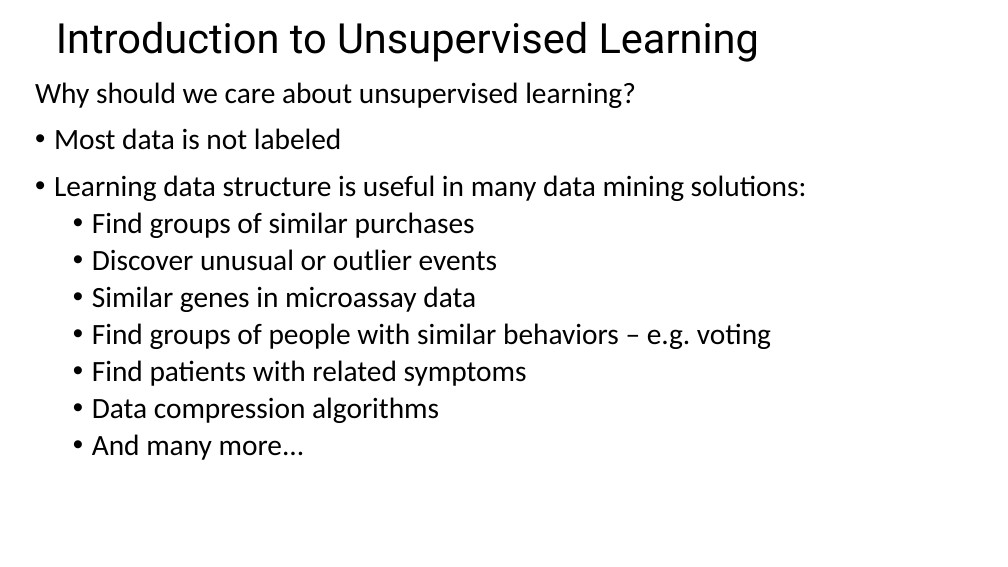
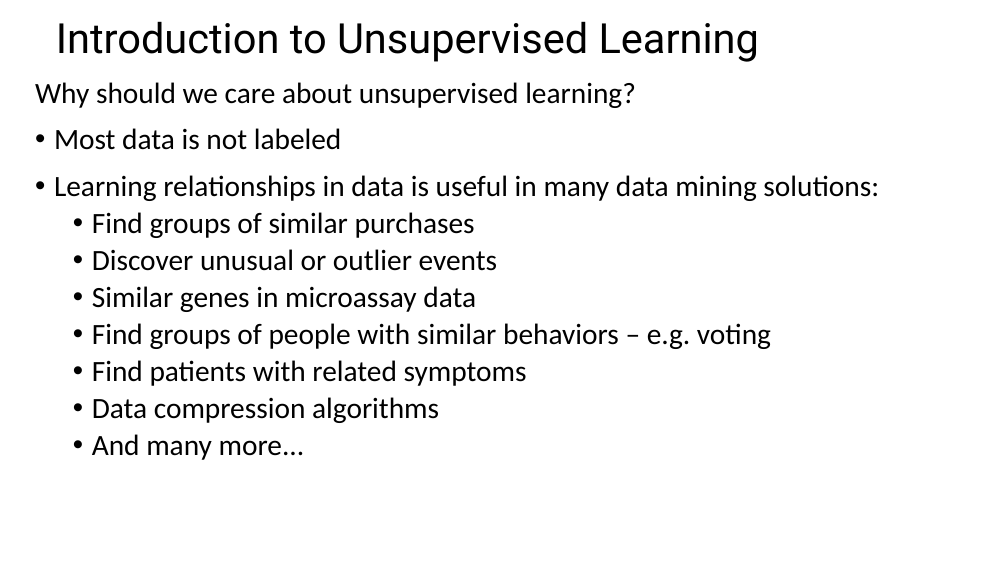
Before and after one commit to StephenElston/CSCI-E-108, a slide deck: slide 4 of slides/9_IntroductionToClustering_Part1.pptx. Drawn at 1008x567 pixels with LibreOffice and Linux fonts; fonts in the diff are those of the drawing. Boxes give left, top, right and bottom in pixels: in the first picture for what was removed or moved away, otherwise in the second. Text is boxed around its words. In the diff, an @@ line names an element or a change of style, - is before the commit and + after.

```diff
--- a/slides/9_IntroductionToClustering_Part1.pptx
+++ b/slides/9_IntroductionToClustering_Part1.pptx
@@ text at [54, 175, 879, 201]: text changed @@
-• Learning data structure is useful in many data mining solutions:
+• Learning relationships in data is useful in many data mining solutions:
```
Also in this commit, not shown: 4 other slides changed.
